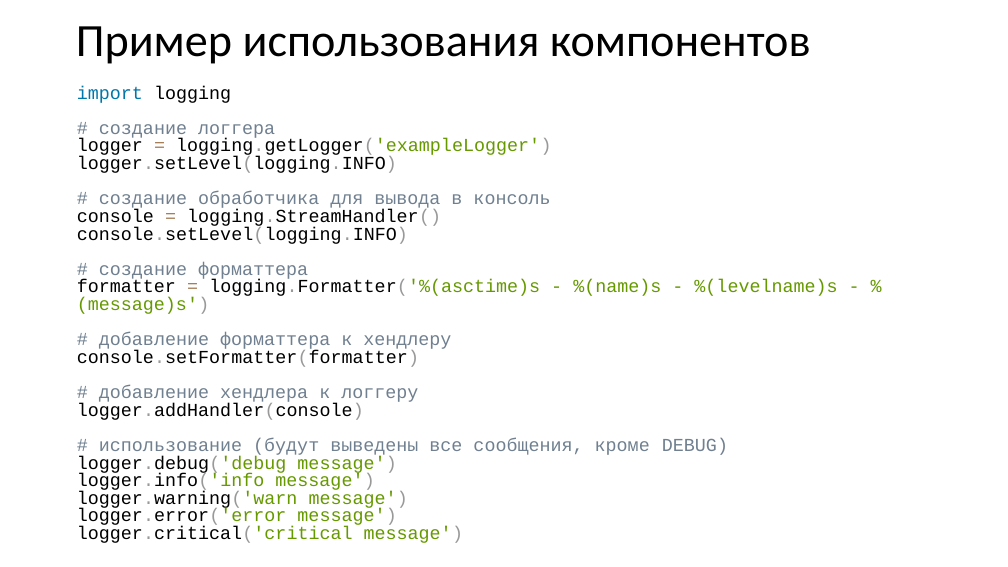
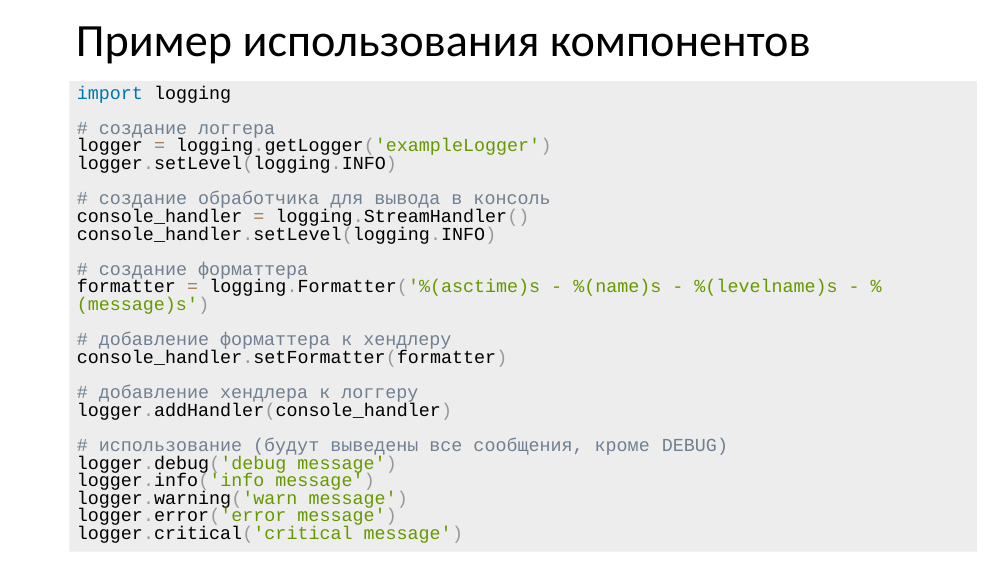
Before and after one commit to xtrueman/prog_instruments, a slide deck: slide 31 of presentations/Logging.pptx. Drawn at 1008x567 pixels with LibreOffice and Linux fonts; fonts in the diff are those of the drawing. Boxes give left, top, right and bottom in pixels: in the first picture for what was removed or moved away, otherwise in the second. Text is boxed around its words. In the diff, an @@ line names an element or a change of style, - is before the commit and + after.

```diff
--- a/presentations/Logging.pptx
+++ b/presentations/Logging.pptx
@@ text "import logging # создание логгера ...": place and size @@
-text "import logging # создание логгера ..." at [77,86,837,543]
+text "import logging # создание логгера ..." at [70,81,978,551]
@@ text "import logging # создание логгера ..." at [70,81,978,551]: fill none to #EDEDED @@
@@ text at [77,86,837,543]: text changed @@
-import logging
-# создание логгера
-logger = logging.getLogger('exampleLogger')
-logger.setLevel(logging.INFO)
-# создание обработчика для вывода в консоль
-console = logging.StreamHandler()
-console.setLevel(logging.INFO)
-# создание форматтера
-formatter = logging.Formatter('%(asctime)s - %(name)s - %(levelname)s - %(message)s')
-# добавление форматтера к хендлеру
-console.setFormatter(formatter)
-# добавление хендлера к логгеру
-logger.addHandler(console)
-# использование (будут выведены все сообщения, кроме DEBUG)
-logger.debug('debug message')
-logger.info('info message')
-logger.warning('warn message')
-logger.error('error message')
-logger.critical('critical message')
+import logging
+# создание логгера
+logger = logging.getLogger('exampleLogger')
+logger.setLevel(logging.INFO)
+# создание обработчика для вывода в консоль
+console_handler = logging.StreamHandler()
+console_handler.setLevel(logging.INFO)
+# создание форматтера
+formatter = logging.Formatter('%(asctime)s - %(name)s - %(levelname)s - %(message)s')
+# добавление форматтера к хендлеру
+console_handler.setFormatter(formatter)
+# добавление хендлера к логгеру
+logger.addHandler(console_handler)
+# использование (будут выведены все сообщения, кроме DEBUG)
+logger.debug('debug message')
+logger.info('info message')
+logger.warning('warn message')
+logger.error('error message')
+logger.critical('critical message')
```
Also in this commit, not shown: 20 other slides changed, 11 slides added, 1 other file.
